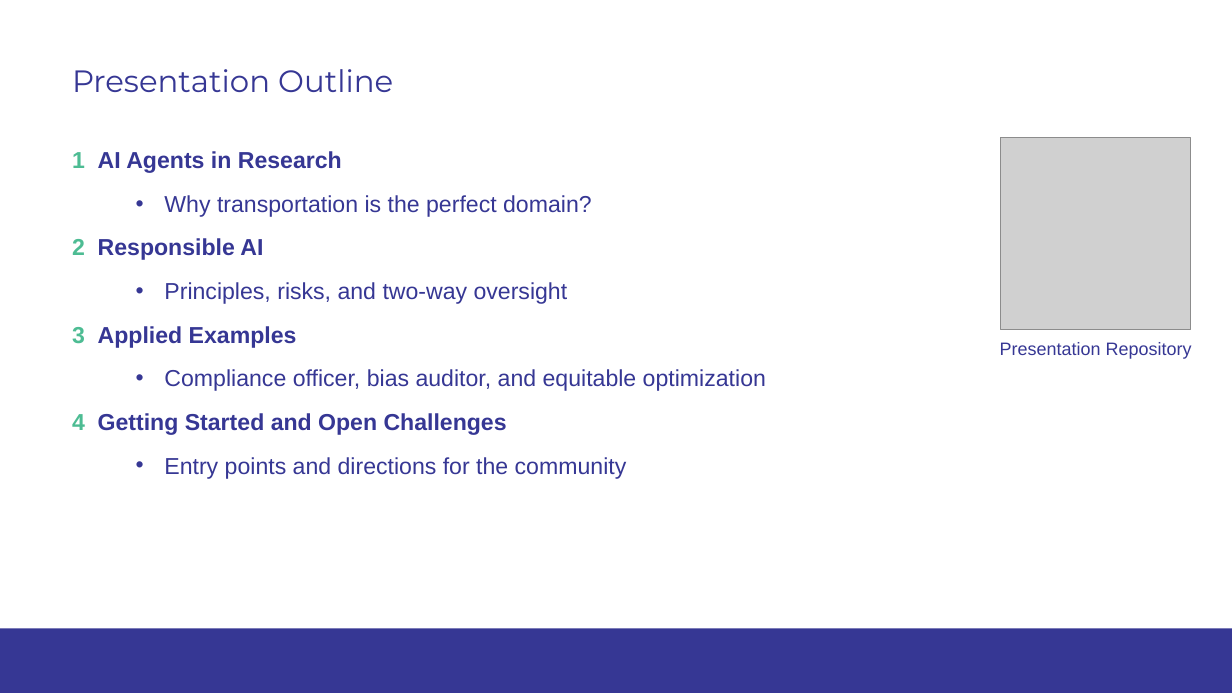
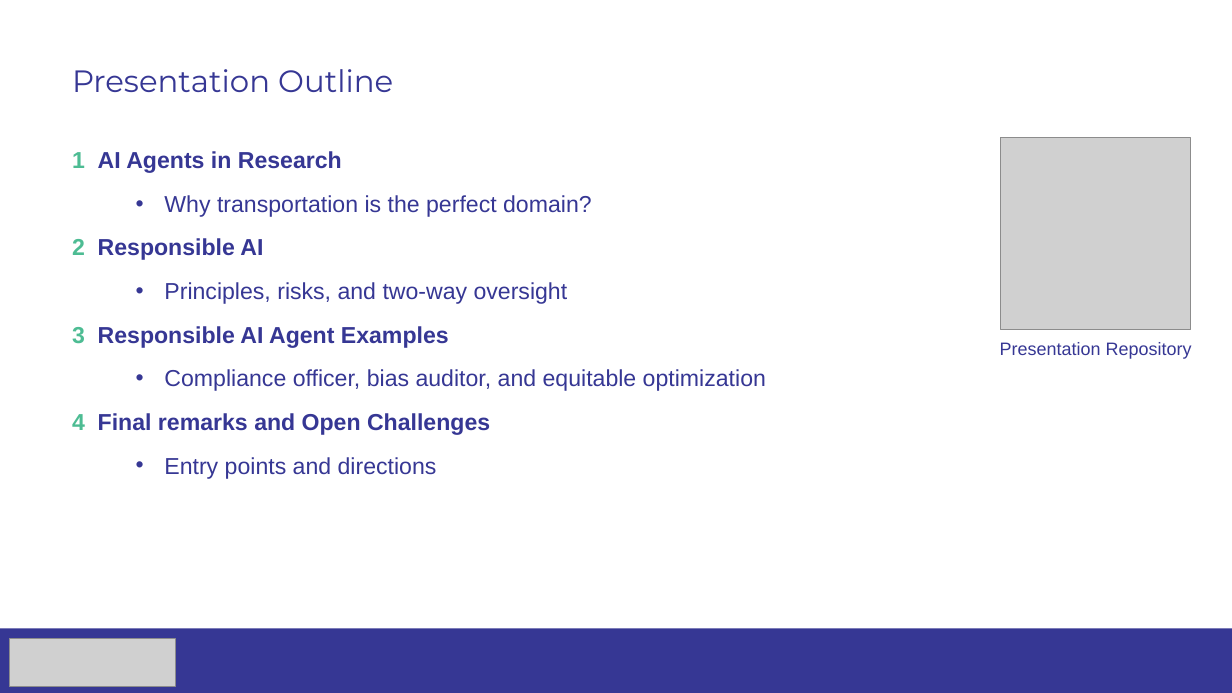
Before and after one commit to DmitryPavlyuk/TRA2026, a slide deck: slide 3 of TRA_2026_pavlyuk.pptx. Drawn at 1232x693 pixels with LibreOffice and Linux fonts; fonts in the diff are those of the drawing; grey boxes stand for pictures; background and template pictures are left out. Boxes give left, top, right and bottom in pixels: in the first picture for what was removed or moved away, otherwise in the second. Text is boxed around its words. In the diff, an @@ line names an element or a change of style, - is before the commit and + after.

```diff
--- a/TRA_2026_pavlyuk.pptx
+++ b/TRA_2026_pavlyuk.pptx
@@ text at box(72, 326, 449, 348): text changed @@
-3 Applied Examples
+3 Responsible AI Agent Examples
@@ text at box(72, 413, 490, 479): text changed; bold on @@
-4 Getting Started and Open Challenges
-• Entry points and directions for the community
+4 Final remarks and Open Challenges
+• Entry points and directions
@@ picture added at box(9, 639, 175, 687) @@
```
Also in this commit, not shown: 16 other slides changed, 1 other file.
